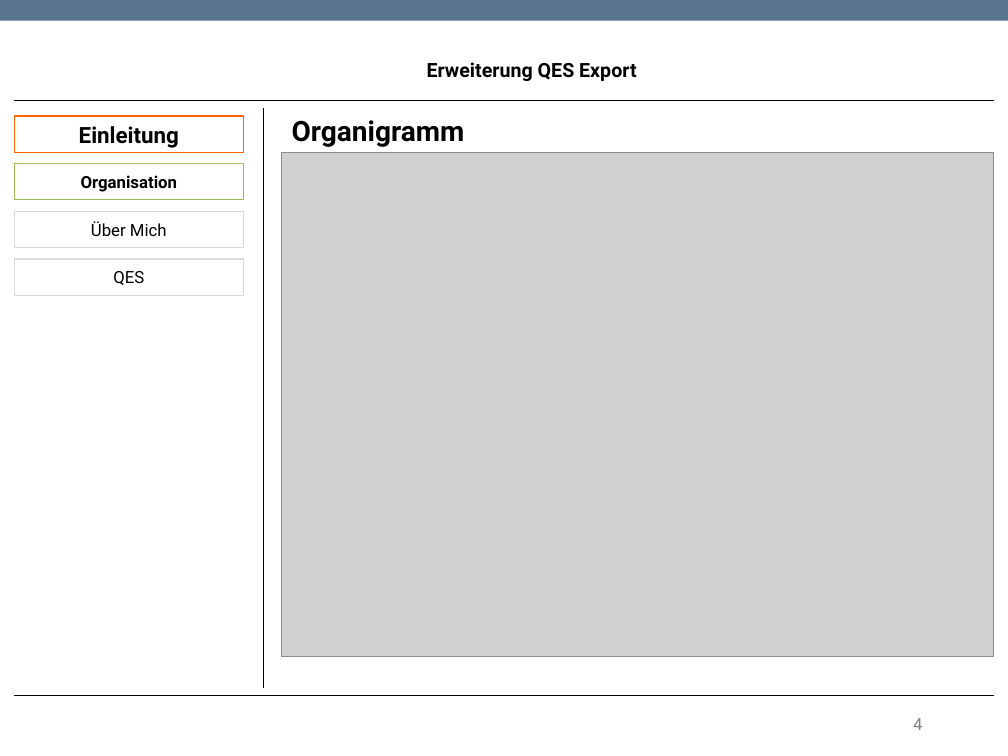
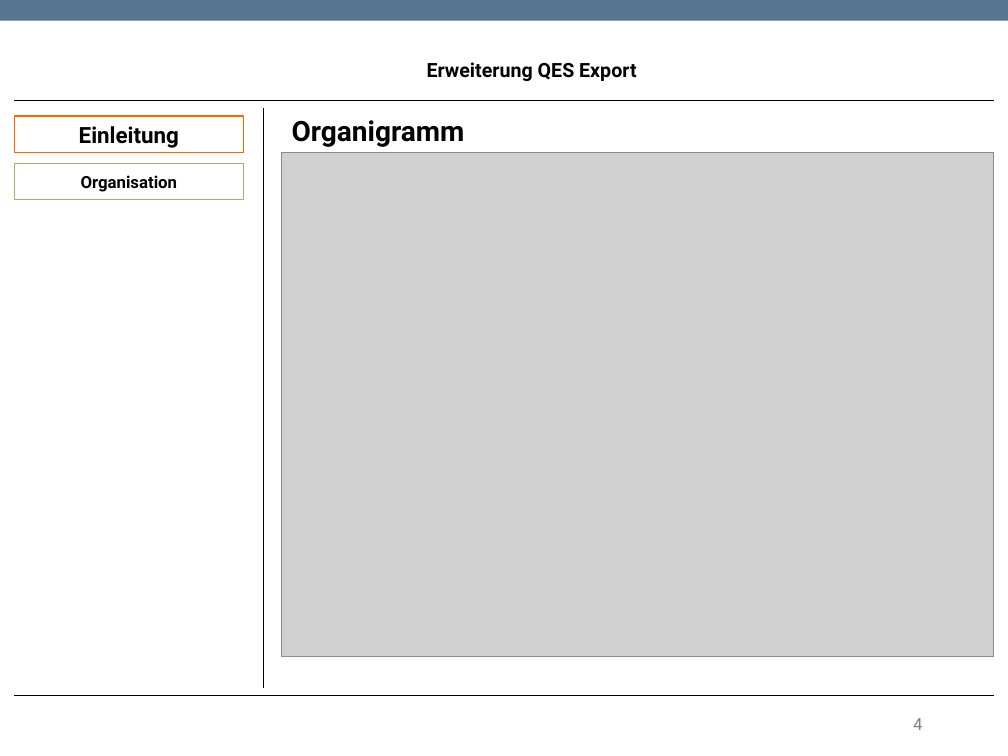
Before and after one commit to TwoHorus/dbExelExportLaravel, a slide deck: slide 4 of DOC/Fachgespraech.pptx. Drawn at 1008x756 pixels with LibreOffice and Linux fonts; fonts in the diff are those of the drawing; grey boxes stand for pictures; background and template pictures are left out. Boxes give left, top, right and bottom in pixels: in the first picture for what was removed or moved away, otherwise in the second. Text is boxed around its words. In the diff, an @@ line names an element or a change of style, - is before the commit and + after.

```diff
--- a/DOC/Fachgespraech.pptx
+++ b/DOC/Fachgespraech.pptx
@@ rectangle removed at [14, 212, 244, 248] @@
-Über Mich
@@ rectangle removed at [14, 259, 244, 295] @@
-QES
```
Also in this commit, not shown: 2 other slides changed, 2 slides added.
